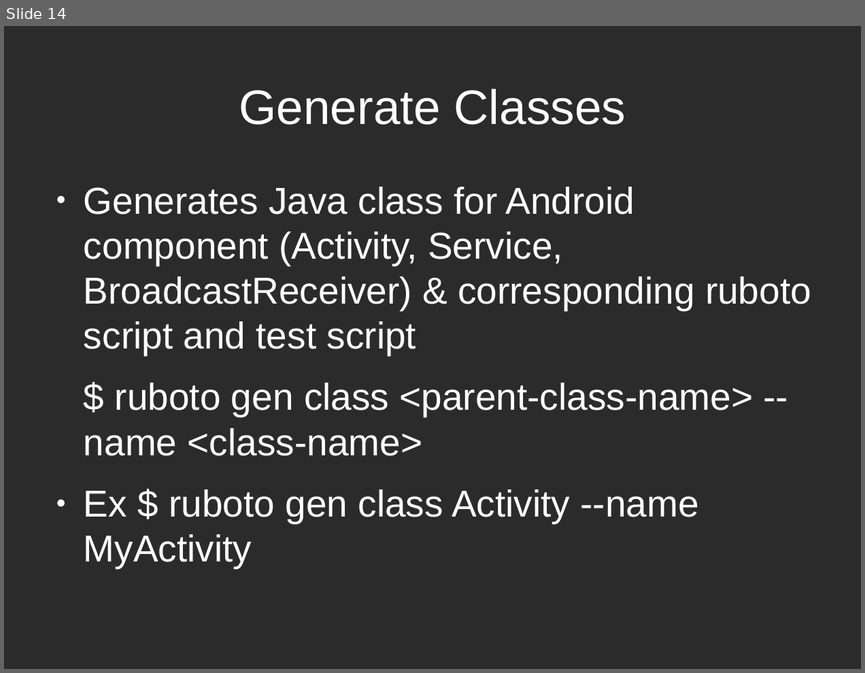
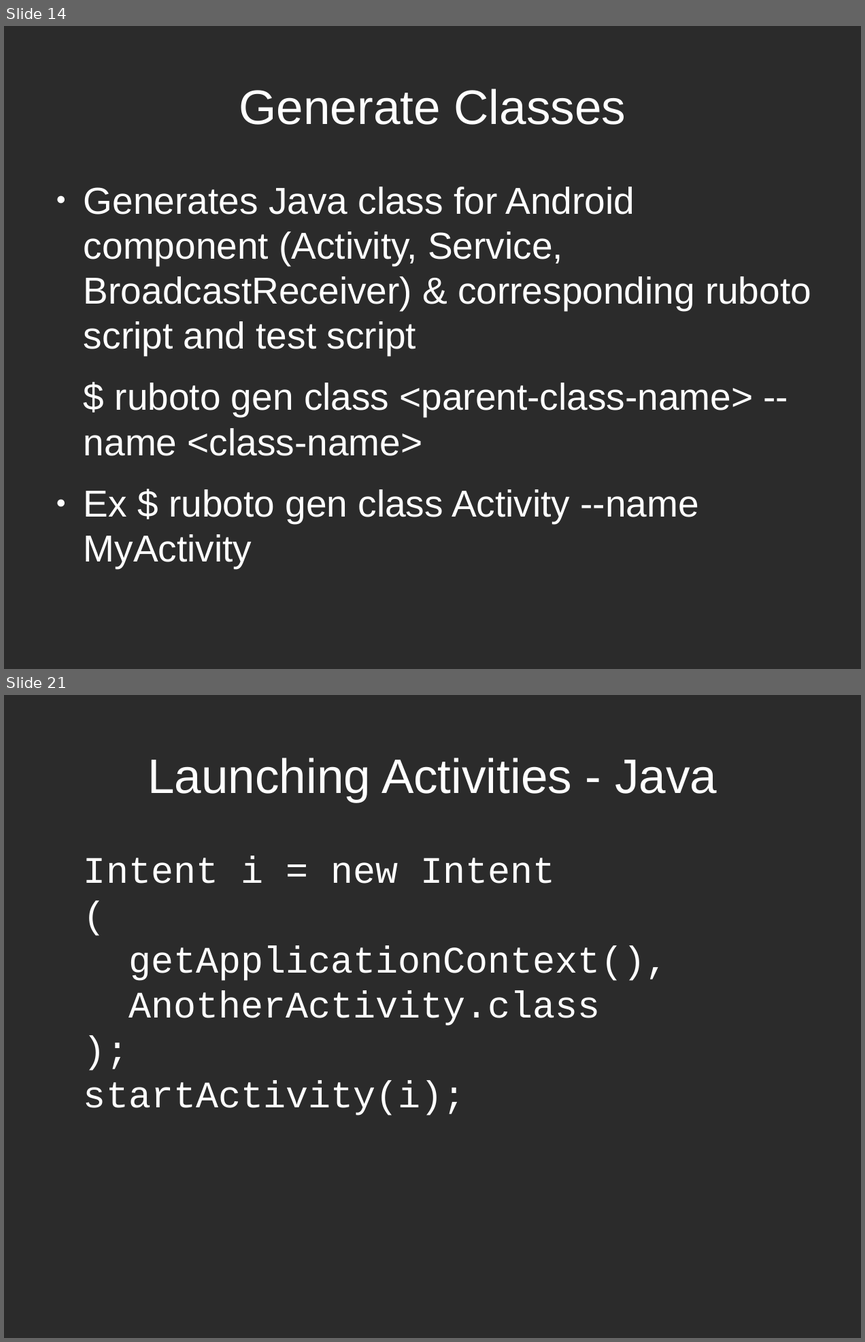
Before and after one commit to speakingcode/pres-ruboto, a slide deck: pres-ruboto.odp. Shown one above the other, each under a label of ours: slide 14 before the commit, slides 14 and 21 after it; the slides between them are not shown. The pictures are 865x673 and 865x1342 pixels, drawn with LibreOffice and Linux fonts; fonts in the diff are those of the drawing; background and template pictures are left out; a plain dark background stands for a picture behind light text. Boxes give left, top, right and bottom in pixels: in the first picture for what was removed or moved away, otherwise in the second. Text is boxed around its words. In the diff, an @@ line names an element or a change of style, - is before the commit and + after.

```diff
--- a/pres-ruboto.odp
+++ b/pres-ruboto.odp
@@ slide 21 added at bbox=[4, 695, 861, 1338], background picture (left out) @@
@@ title added at bbox=[147, 758, 717, 802], 44.8 pt, text #FFFFFF @@
+Launching Activities - Java
@@ text added at bbox=[84, 855, 668, 1115], 34.7 pt, text #FFFFFF @@
+Intent i = new Intent
+(
+getApplicationContext(),
+AnotherActivity.class
+);
+startActivity(i);
```
Also in this commit, not shown: 7 slides changed, 8 other slides added, 1 slide removed.
